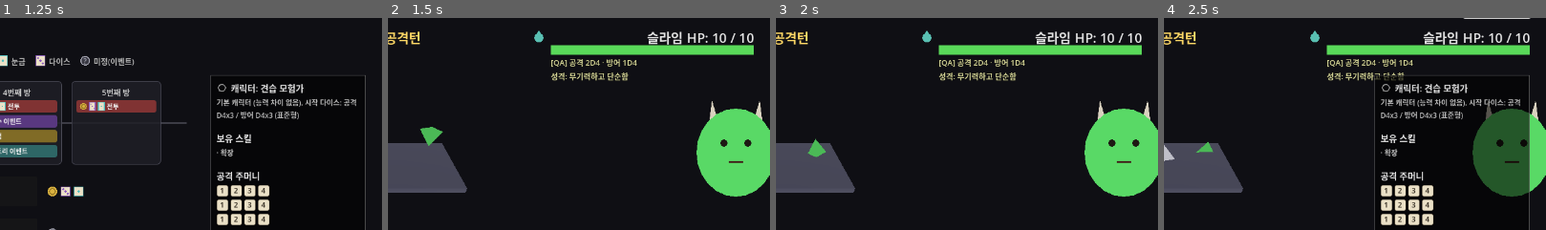
Above: before the commit, frames 1-4 (left to right).
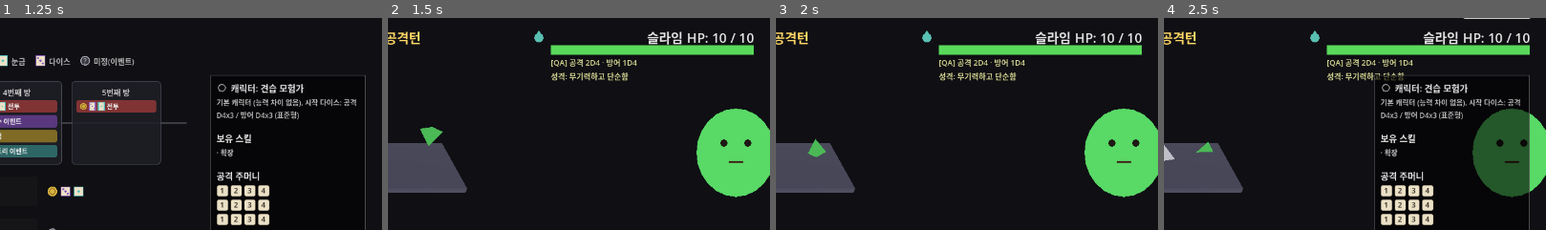
Above: after the commit, the same moments.

Repository: YGseok/ProjectD
Game: Godot game, scene res://code/scenes/character_select.tscn
Same seed, same stepped clock (60 frames per second), same inputs: the game is played once before the commit and once after it.
Inputs:
- Up to frame 1 (1.25 s): click "[8] 던전 시작" at 0.5 s
- Up to frame 2 (1.5 s): click "[1] 전투 방 입장 (1번째 방)" at 1.25 s
- Up to frame 3 (2 s): no input
- Up to frame 4 (2.5 s): click "[1] 덱 보기" at 2 s
The pictures show only the part of the screen within x 49-99%, y 7-56%; the shares and areas given below are measured in that part.

Frame 1 is identical in both runs. In frame 2, 0.2% of the frame differs, in the area x 84-98%, y 39-85%; in frame 3, 0.2%; in frame 4, 0.2%.

Commit message:
feat: G-5(몬스터 대개편 — 일반 몬스터 20종 데이터, 계열당 5종) 완료
G-3/G-4가 만든 12종 몬스터 스킬 프리미티브를 신규 16종 몬스터(계열당 5종
로스터 완성)에 실제로 배정. 기존 5종(슬라임/고블린 등)의 기믹 재배정은
회귀 테스트/실제 던전 순환에 미치는 영향이 커 G-6으로 보류하고, 대신
legacy_cycle_monster() 호환 함수로 던전 순환 동작을 완전히 보존했다.
몬스터별 atk/def_dice_delta·hp_mult 반영, GAME_QA_MONSTER_ID QA 훅(및
qa_shot.sh 8번째 인자), 몬스터 초상화 계열별 장식, dice_test.gd 신규
검증(카탈로그 규모/순환 호환/프리미티브 계산 결과)을 함께 추가.

Co-Authored-By: Claude Sonnet 5 <noreply@anthropic.com>

Diff:
--- a/code/scenes/combat_test.gd
+++ b/code/scenes/combat_test.gd
@@ -423,11 +423,23 @@
 ## QA에서 GAME_QA_ROOM_OVERRIDE로 더 큰 값(9, 14 등)을 줘도 정확히 일치하지 않는 한
 ## 보스로 취급하지 않는다(다음 라운드 개념이 아직 없으므로).
 func _monster_config_for_room(room_index: int) -> Dictionary:
-	var profile: Dictionary = MonsterCatalog.MONSTERS[room_index % MonsterCatalog.MONSTERS.size()]
-	var cycle := int(room_index / float(MonsterCatalog.MONSTERS.size()))
-	var name_text: String = profile["name"]
-	if cycle > 0:
-		name_text = "강화 ".repeat(cycle) + name_text
+	# G-5(2026-10-07) QA 훅: GAME_QA_MONSTER_ID 환경변수가 유효한 카탈로그 id면 room 순환과
+	# 무관하게 그 몬스터를 직접 구성한다(스케일링은 그대로 room_index 기준) — 신규 15종이
+	# 실제 전투 화면에서 스킬 효과를 내는지 스크린샷으로 확인하기 위한 용도. 비어있거나
+	# 못 찾으면 기존 5종 순환으로 폴백(동작 보존).
+	var id_override := OS.get_environment("GAME_QA_MONSTER_ID")
+	var override_profile: Dictionary = MonsterCatalog.get_by_id(id_override) if id_override != "" else {}
+	var profile: Dictionary
+	var name_text: String
+	if not override_profile.is_empty():
+		profile = override_profile
+		name_text = profile["name"]
+	else:
+		profile = MonsterCatalog.legacy_cycle_monster(room_index)
+		var cycle := int(room_index / float(MonsterCatalog.LEGACY_ROOM_CYCLE_IDS.size()))
+		name_text = profile["name"]
+		if cycle > 0:
+			name_text = "강화 ".repeat(cycle) + name_text
 	var gimmick: String = MonsterCatalog.gimmick_of(profile)
 	var dice_sides := _monster_dice_sides_for_room(room_index)
 	var gimmick_value := 0
@@ -447,9 +459,13 @@
 		# 예: D4 -> 2, D6 -> 3, D8 -> 4.
 		gimmick_value = int(ceil(dice_sides / 2.0))
 		name_text += " [철벽]"
-	var attack_count := 2 + int(room_index / 2.0)
-	var defense_count := 1 + int(room_index / 3.0)
-	var max_hp := 10 + room_index * 3
+	# G-5(2026-10-07) — 몬스터별 다이스 개수/HP 보정(기존 5종은 전부 atk_dice_delta=0/
+	# def_dice_delta=0/hp_mult=1.0이라 아래 세 줄을 추가해도 결과가 완전히 그대로임,
+	# 동작 보존). 신규 몬스터 중 "독거미"/"해골 궁수"/"망령 병사"의 "방어 낮음"/"공격
+	# 낮음" 같은 잠정 메모가 이 delta로 표현된다(최소 1개는 보장).
+	var attack_count: int = max(1, 2 + int(room_index / 2.0) + int(profile.get("atk_dice_delta", 0)))
+	var defense_count: int = max(1, 1 + int(room_index / 3.0) + int(profile.get("def_dice_delta", 0)))
+	var max_hp: int = int(round((10 + room_index * 3) * profile.get("hp_mult", 1.0)))
 	var is_boss: bool = room_index == RunState.TOTAL_ROOMS - 1
 	if is_boss:
 		attack_count += 2
@@ -513,6 +529,30 @@
 			text += "\n기믹: 철벽 방어 (방어 다이스 결과가 %d 미만이면 %d로 보정)" % [
 				config["dice_gimmick_value"], config["dice_gimmick_value"]
 			]
+		# G-5(2026-10-07)부터 실제로 쓰는 몬스터가 생긴 G-3/G-4 프리미티브 — "스킬이
+		# 효과가 있는지" QA 확인용으로 동일한 디버그 줄 패턴에 추가(기존 4종과 같은 형식).
+		"armor":
+			text += "\n기믹: 방어구 (방어 합계 +%d)" % config["skill_params"].get("armor", {}).get("amount", 0)
+		"guard_up":
+			text += "\n기믹: 궁지의 방어 (HP 절반 이하면 방어 다이스 결과 +1)"
+		"counter":
+			text += "\n기믹: 반격 (공격이 완전히 막히면 공격자에게 %d 반사)" % config["skill_params"].get("counter", {}).get("amount", 0)
+		"sticky":
+			text += "\n기믹: 끈적임 (플레이어 공격 최댓값 다이스 1개 -1)"
+		"seal":
+			text += "\n기믹: 봉인 (플레이어 공격 최솟값 다이스 1개를 0으로)"
+		"dull":
+			text += "\n기믹: 둔화 (플레이어 다이스 중 최댓값 면이 나온 것은 전부 -1)"
+		"numb":
+			text += "\n기믹: 마비 (플레이어 방어 최댓값 다이스 1개 -1)"
+		"pounce":
+			text += "\n기믹: 기습 (전투 첫 공격 합계 +%d)" % config["skill_params"].get("pounce", {}).get("amount", 0)
+		"bloodlust":
+			text += "\n기믹: 피의 갈망 (HP 절반 이하면 공격 다이스 결과 +1)"
+		"drain":
+			text += "\n기믹: 흡수 (입힌 피해의 절반만큼 HP 회복)"
+		"chill":
+			text += "\n기믹: 한기 (플레이어 공격 최댓값 다이스 1개 -1)"
 	if config.get("is_boss", false):
 		text += "\n[보스] 공격+2 / 방어+1 / HP x2 강화됨"
 	return text
@@ -550,6 +590,7 @@
 	monster_family_icon.category = config.get("family", "")
 	monster_family_icon.is_boss = monster_is_boss
 	monster_portrait.set_body_color(monster_color if monster_color.a > 0 else Color(0.5, 0.5, 0.5))
+	monster_portrait.set_family(config.get("family", ""))
 	monster_debug_info_label.text = _monster_debug_info_text(config)
 
 	player_dice_gimmick = CharacterProfiles.get_profile(RunState.character_id).get("gimmick", "")
--- a/code/scenes/dice_test.gd
+++ b/code/scenes/dice_test.gd
@@ -239,6 +239,10 @@
 	lines.append("")
 	lines.append("[G-4: 야수형 pounce/bloodlust + 언데드형 drain/revive/chill 프리미티브 검증]")
 	all_pass = _check_g4_monster_skill_primitives(lines) and all_pass
+
+	lines.append("")
+	lines.append("[G-5: 일반 몬스터 20종 데이터(계열당 5종) + legacy_cycle_monster 호환 + GAME_QA_MONSTER_ID 훅 검증]")
+	all_pass = _check_g5_monster_catalog(lines) and all_pass
 
 	lines.append("")
 	lines.append("결과: %s" % ("PASS" if all_pass else "FAIL"))
@@ -4505,3 +4509,166 @@
 	combat.free()
 
 	return ok
+
+
+## [대형 기획 6] G-5(2026-10-07) 검증 — 일반 몬스터 20종 데이터(계열당 5종, INBOX.md
+## G-5 표) + 그 글루 코드(legacy_cycle_monster 호환, atk_dice_delta/def_dice_delta/
+## hp_mult 반영, GAME_QA_MONSTER_ID QA 훅)가 "플래그"가 아니라 실제 계산 결과(다이스
+## 개수/HP/스킬 보정값)를 바꾸는지 직접 확인한다(F-3 원칙).
+## monster_catalog.gd 주석이 설명하듯 이번 단계에서는 기존 5종(슬라임/고블린/해골 전사/
+## 오크/다크 나이트)의 skills/family/tier는 전혀 건드리지 않았으므로, legacy_cycle_monster()
+## 로 뽑히는 room 0~9 결과가 MONSTERS가 21개로 늘어나기 전과 완전히 같아야 한다(동작 보존).
+func _check_g5_monster_catalog(lines: PackedStringArray) -> bool:
+	var ok := true
+
+	# (1) 카탈로그 규모: "일반 20종"(계열당 5) + 아직 정예로 안 옮겨간 "다크 나이트" 1개 = 21.
+	var total := MonsterCatalog.MONSTERS.size()
+	var size_ok: bool = total == 21
+	ok = size_ok and ok
+	lines.append("  MonsterCatalog.MONSTERS.size()=%d (기대 21 = 20종 로스터 + 다크 나이트) -> %s" % [
+		total, "OK" if size_ok else "FAIL"
+	])
+
+	var family_counts := {"humanoid": 0, "amorphous": 0, "beast": 0, "undead": 0}
+	var ids_seen := {}
+	var ids_unique_ok := true
+	for m in MonsterCatalog.MONSTERS:
+		var fam: String = m.get("family", "")
+		if family_counts.has(fam):
+			family_counts[fam] += 1
+		var mid: String = m.get("id", "")
+		if ids_seen.has(mid):
+			ids_unique_ok = false
+		ids_seen[mid] = true
+	# 인간형만 "다크 나이트"가 아직 남아있어 6, 나머지 세 계열은 정확히 5.
+	var family_counts_ok: bool = family_counts["humanoid"] == 6 and family_counts["amorphous"] == 5 \
+		and family_counts["beast"] == 5 and family_counts["undead"] == 5
+	ok = family_counts_ok and ids_unique_ok and ok
+	lines.append("  계열별 개수=%s (기대 인간형6/부정형5/야수형5/언데드5), id 전부 고유=%s -> %s" % [
+		family_counts, ids_unique_ok, "OK" if (family_counts_ok and ids_unique_ok) else "FAIL"
+	])
+
+	# (2) legacy_cycle_monster(): MONSTERS가 21개로 늘어나도 room 0~9는 여전히 기존 5종만
+	# 순환해야 한다 — 신규 15종이 섞여 던전 순환(실제 플레이)이 바뀌면 안 됨(동작 보존).
+	var expect_cycle_ids := ["slime", "goblin", "skeleton", "orc", "dark_knight",
+		"slime", "goblin", "skeleton", "orc", "dark_knight"]
+	var cycle_ok := true
+	for room_index in range(10):
+		var picked: Dictionary = MonsterCatalog.legacy_cycle_monster(room_index)
+		if picked.get("id", "") != expect_cycle_ids[room_index]:
+			cycle_ok = false
+	ok = cycle_ok and ok
+	lines.append("  legacy_cycle_monster(room 0..9)가 기존 5종만 순환(기대 %s): %s -> %s" % [
+		expect_cycle_ids, cycle_ok, "OK" if cycle_ok else "FAIL"
+	])
+
+	# (3) GAME_QA_MONSTER_ID 훅: room 순환과 무관하게 지정한 몬스터로 구성되고,
+	# atk_dice_delta/def_dice_delta/hp_mult가 실제 attack_count/defense_count/max_hp에
+	# 반영되는지 확인. 테스트 끝에 반드시 빈 문자열로 되돌려 다른 테스트에 영향 없게 한다.
+	var script := load("res://code/scenes/combat_test.gd")
+	var combat = script.new()
+
+	OS.set_environment("GAME_QA_MONSTER_ID", "dire_spider")
+	var spider_cfg: Dictionary = combat._monster_config_for_room(0)
+	# room0 기본 공식: 공격=2+0=2, 방어=1+0=1. 독거미는 def_dice_delta=-1 -> max(1,1-1)=1
+	# (이미 1이라 클램프와 무관하게 동일값), atk_dice_delta 없음(그대로 2).
+	var spider_ok: bool = spider_cfg["name"] == "독거미" and spider_cfg["attack_count"] == 2 \
+		and spider_cfg["defense_count"] == 1 \
+		and spider_cfg["skill_params"].get("pounce", {}).get("amount", 0) == 2
+	ok = spider_ok and ok
+	lines.append("  GAME_QA_MONSTER_ID=dire_spider room0: name=%s 공격=%d 방어=%d pounce_amount=%d -> %s" % [
+		spider_cfg["name"], spider_cfg["attack_count"], spider_cfg["defense_count"],
+		spider_cfg["skill_params"].get("pounce", {}).get("amount", 0), "OK" if spider_ok else "FAIL"
+	])
+
+	OS.set_environment("GAME_QA_MONSTER_ID", "skeleton_archer")
+	var archer_cfg: Dictionary = combat._monster_config_for_room(2)
+	# room2 기본 공식: 공격=2+int(2/2.0)=3, 방어=1+int(2/3.0)=1. 해골 궁수는
+	# atk_dice_delta=+1 -> 4, def_dice_delta=-1 -> max(1,1-1)=1.
+	var archer_ok: bool = archer_cfg["name"] == "해골 궁수" and archer_cfg["attack_count"] == 4 \
+		and archer_cfg["defense_count"] == 1
+	ok = archer_ok and ok
+	lines.append("  GAME_QA_MONSTER_ID=skeleton_archer room2: name=%s 공격=%d(기대 4) 방어=%d(기대 1) -> %s" % [
+		archer_cfg["name"], archer_cfg["attack_count"], archer_cfg["defense_count"], "OK" if archer_ok else "FAIL"
+	])
+
+	OS.set_environment("GAME_QA_MONSTER_ID", "zombie")
+	var zombie_cfg: Dictionary = combat._monster_config_for_room(0)
+	# room0 기본 hp=10, 좀비 hp_mult=1.4 -> round(14.0)=14.
+	var zombie_ok: bool = zombie_cfg["name"] == "좀비" and zombie_cfg["max_hp"] == 14
+	ok = zombie_ok and ok
+	lines.append("  GAME_QA_MONSTER_ID=zombie room0: name=%s max_hp=%d(기대 14, hp_mult 1.4 반영) -> %s" % [
+		zombie_cfg["name"], zombie_cfg["max_hp"], "OK" if zombie_ok else "FAIL"
+	])
+
+	OS.set_environment("GAME_QA_MONSTER_ID", "")
+	var cleared_name: String = combat._monster_config_for_room(0)["name"]
+	var override_cleared_ok: bool = cleared_name == "슬라임"
+	ok = override_cleared_ok and ok
+	lines.append("  GAME_QA_MONSTER_ID=\"\"(해제) 후 room0: %s (기대 슬라임, 기존 순환 복귀) -> %s" % [
+		cleared_name, "OK" if override_cleared_ok else "FAIL"
+	])
+	combat.free()
+
+	# (4) 신규 프리미티브가 카탈로그의 실제 파라미터(amount)로 "계산 결과"를 바꾸는지 —
+	# 플래그 확인이 아니라 MonsterSkills 훅에 그대로 넘겨 보정된 값/합계를 직접 비교.
+	var armored_goblin: Dictionary = MonsterCatalog.get_by_id("armored_goblin")
+	var armor_amount: int = armored_goblin["skills"][0].get("amount", 0)
+	var armor_result: Array = MonsterSkills.modify_monster_roll(["armor"], [2, 3], {}, {
+		"is_player_attacking": true, "bag": DiceBag.new(6, 2), "armor_amount": armor_amount,
+	})
+	var armor_sum: int = armor_result[0] + armor_result[1]
+	var armor_ok: bool = armor_sum == 5 + armor_amount
+	ok = armor_ok and ok
+	lines.append("  아머 고블린 armor(%d): [2,3] -> %s (합계%d, 기대%d) -> %s" % [
+		armor_amount, armor_result, armor_sum, 5 + armor_amount, "OK" if armor_ok else "FAIL"
+	])
+
+	var bandit: Dictionary = MonsterCatalog.get_by_id("bandit")
+	var counter_amount: int = bandit["skills"][0].get("amount", 0)
+	var counter_effect: Dictionary = MonsterSkills.on_damage(["counter"], {}, {
+		"is_player_attacking": true, "dmg": 0, "counter_amount": counter_amount,
+	})
+	var counter_ok: bool = counter_effect.get("reflect_damage", 0) == counter_amount
+	ok = counter_ok and ok
+	lines.append("  산적 counter(%d): dmg=0 -> reflect_damage=%d(기대%d) -> %s" % [
+		counter_amount, counter_effect.get("reflect_damage", 0), counter_amount, "OK" if counter_ok else "FAIL"
+	])
+
+	var sticky_result: Array = MonsterSkills.modify_player_roll(["sticky"], [4, 6], {}, {
+		"is_player_attacking": true, "bag": DiceBag.new(6, 2),
+	})
+	var sticky_ok: bool = sticky_result == [4, 5]
+	ok = sticky_ok and ok
+	lines.append("  독 슬라임 sticky: 플레이어 공격 [4,6] -> %s(기대 [4,5], 최댓값 1개 -1) -> %s" % [
+		sticky_result, "OK" if sticky_ok else "FAIL"
+	])
+
+	var wolf: Dictionary = MonsterCatalog.get_by_id("wolf")
+	var pounce_amount: int = wolf["skills"][0].get("amount", 0)
+	var pounce_state := {}
+	var pounce_bag := DiceBag.new(6, 2)
+	var pounce_first: Array = MonsterSkills.modify_monster_roll(["pounce"], [1, 1], pounce_state, {
+		"is_player_attacking": false, "bag": pounce_bag, "pounce_amount": pounce_amount,
+	})
+	var pounce_second: Array = MonsterSkills.modify_monster_roll(["pounce"], [1, 1], pounce_state, {
+		"is_player_attacking": false, "bag": pounce_bag, "pounce_amount": pounce_amount,
+	})
+	var pounce_ok: bool = (pounce_first[0] + pounce_first[1] == 2 + pounce_amount) \
+		and (pounce_second[0] + pounce_second[1] == 2)
+	ok = pounce_ok and ok
+	lines.append("  늑대 pounce(%d): 1회차 합계=%d(기대%d) 2회차 합계=%d(기대2, 1회 제한) -> %s" % [
+		pounce_amount, pounce_first[0] + pounce_first[1], 2 + pounce_amount,
+		pounce_second[0] + pounce_second[1], "OK" if pounce_ok else "FAIL"
+	])
+
+	var drain_result: Dictionary = MonsterSkills.on_damage(["drain"], {}, {
+		"is_player_attacking": false, "dmg": 9,
+	})
+	var drain_ok: bool = drain_result.get("heal_amount", -1) == 4
+	ok = drain_ok and ok
+	lines.append("  구울 drain: dmg=9 -> heal_amount=%d(기대4, floor(9/2)) -> %s" % [
+		drain_result.get("heal_amount", -1), "OK" if drain_ok else "FAIL"
+	])
+
+	return ok
--- a/code/scenes/monster_portrait_placeholder.gd
+++ b/code/scenes/monster_portrait_placeholder.gd
@@ -8,6 +8,12 @@
 ##
 ## 사람 형태가 아니라 "동그란 몸 + 뿔 두 개"의 최소 몬스터 실루엣으로 플레이어
 ## 초상화(character_portrait_placeholder.gd)와 형태를 분명히 구분한다.
+##
+## G-5(2026-10-07, INBOX.md [대형 기획 6] G-5): `family` export로 계열별 최소 장식을
+## 덧붙인다 — "humanoid"=뿔 대신 투구 테두리(가로줄), "amorphous"=뿔 없이 몸 하단에
+## 물방울이 떨어지는 장식, "beast"=기존 뿔을 더 뾰족한 귀+송곳니 느낌으로, "undead"=눈을
+## 채운 원이 아니라 뚫린 눈구멍(테두리만)으로. family가 빈 문자열이면(기존 호출부가
+## family를 안 넘기는 경우) 기존 그대로(뿔 두 개 + 채운 눈) 그려 동작 보존.
 
 const EYE_COLOR := Color(0.12, 0.1, 0.08)
 const MOUTH_COLOR := Color(0.25, 0.08, 0.08)
@@ -16,6 +22,9 @@
 ## "neutral" / "happy" / "hurt" / "sad" / "angry"
 @export var expression: String = "neutral"
 @export var body_color: Color = Color(0.5, 0.5, 0.5)
+## ""(기존 동작 보존) / "humanoid" / "amorphous" / "beast" / "undead"
+## (MonsterCatalog.FAMILIES 키와 1:1 대응)
+@export var family: String = ""
 
 
 func set_expression(new_expression: String) -> void:
@@ -28,14 +37,36 @@
 	queue_redraw()
 
 
+func set_family(new_family: String) -> void:
+	family = new_family
+	queue_redraw()
+
+
 func _draw() -> void:
-	# 뿔 두 개 (몸보다 먼저 그려서 몸에 살짝 가려지게)
-	draw_colored_polygon(PackedVector2Array([
-		Vector2(-46, -30), Vector2(-26, -30), Vector2(-40, -78),
-	]), HORN_COLOR)
-	draw_colored_polygon(PackedVector2Array([
-		Vector2(26, -30), Vector2(46, -30), Vector2(40, -78),
-	]), HORN_COLOR)
+	if family == "amorphous":
+		# 뿔 없이, 몸 하단에 흘러내리는 물방울 장식.
+		draw_colored_polygon(PackedVector2Array([
+			Vector2(-10, 60), Vector2(10, 60), Vector2(0, 86),
+		]), body_color)
+	elif family == "undead":
+		# 뿔 대신 갈라진 뼈 장식(해골 컨셉).
+		draw_colored_polygon(PackedVector2Array([
+			Vector2(-40, -30), Vector2(-30, -30), Vector2(-35, -70), Vector2(-45, -70),
+		]), HORN_COLOR)
+		draw_colored_polygon(PackedVector2Array([
+			Vector2(30, -30), Vector2(40, -30), Vector2(45, -70), Vector2(35, -70),
+		]), HORN_COLOR)
+	else:
+		# "humanoid"/"beast"/빈 문자열(기존 호출부 호환) — 기존 뿔 두 개 그대로.
+		draw_colored_polygon(PackedVector2Array([
+			Vector2(-46, -30), Vector2(-26, -30), Vector2(-40, -78),
+		]), HORN_COLOR)
+		draw_colored_polygon(PackedVector2Array([
+			Vector2(26, -30), Vector2(46, -30), Vector2(40, -78),
+		]), HORN_COLOR)
+	if family == "humanoid":
+		# 투구 테두리(가로줄) — 몸을 그리기 전에 그려서 몸에 살짝 덮이게.
+		draw_line(Vector2(-50, -20), Vector2(50, -20), HORN_COLOR, 6.0)
 	# 몸통 (둥근 블롭)
 	draw_colored_polygon(_ellipse_points(Vector2(0, 10), 66, 74), body_color)
 
@@ -53,8 +84,13 @@
 		_:
 			pass
 
-	draw_circle(eye_l, 6, EYE_COLOR)
-	draw_circle(eye_r, 6, EYE_COLOR)
+	if family == "undead":
+		# 눈구멍(테두리만, 채우지 않음) — 눈썹 선 위에 그려져 기존처럼 눈이 또렷이 보임.
+		draw_arc(eye_l, 6, 0, TAU, 12, EYE_COLOR, 2.0)
+		draw_arc(eye_r, 6, 0, TAU, 12, EYE_COLOR, 2.0)
+	else:
+		draw_circle(eye_l, 6, EYE_COLOR)
+		draw_circle(eye_r, 6, EYE_COLOR)
 
 	match expression:
 		"happy":
--- a/code/systems/monster_catalog.gd
+++ b/code/systems/monster_catalog.gd
@@ -33,9 +33,25 @@
 ##   추가됐지만, G-5(일반 몬스터 20종)가 몬스터 데이터를 채우기 전까지는 이 배열에
 ##   실제로 쓰는 몬스터가 없다 — 지금 5종은 전부 기존 4종(anger_stack/fixed_value/
 ##   min_max_only/steady_guard) 그대로.
-## - "hp_mult": 등급별 HP 배율. 지금은 전부 1.0(동작 변경 없음) — G-7(정예 1.5)에서
-##   쓰일 자리를 미리 만들어 둠(보스는 기존 "마지막 방 HP x2" 공식을 그대로 유지하고
-##   이 필드와는 아직 연동하지 않음, G-8에서 결정).
+## - "hp_mult": 등급별/개체별 HP 배율. 기존 5종은 전부 1.0(동작 변경 없음). G-5(2026-10-07)
+##   부터 `combat_test.gd`의 `_monster_config_for_room()`이 `max_hp = round((10 + room*3) *
+##   hp_mult)`로 실제 반영한다(기존 1.0짜리는 결과가 그대로라 동작 보존, 신규 몬스터 중
+##   "좀비"만 1.4로 체력이 더 높다).
+## - "atk_dice_delta"/"def_dice_delta": 몬스터별 공격/방어 다이스 "개수" 보정(기본 0,
+##   없으면 0). G-5 원문이 일부 몬스터에 붙인 "공격 다이스 +1"/"방어 낮음" 같은 수치
+##   메모를 스킬 프리미티브가 아니라 이 필드로 표현한다(`_monster_config_for_room()`의
+##   attack_count/defense_count 계산에 더해지고 최소 1개로 클램프됨). 기존 5종은 전부
+##   0(동작 보존).
+##
+## G-5(2026-10-07) 범위/의도적 보류: INBOX.md 원문은 "고블린"을 anger_stack 대신
+## armor(1)로, "슬라임"을 기믹 없음 대신 sticky로 재배정하길 원했지만(같은 계열은 비슷한
+## 스타일), 이 재배정은 `dice_test.gd`에 room0/room1 기믹을 하드코딩한 회귀 테스트가
+## 여러 곳 있고 실제 던전 순환(`legacy_cycle_monster()`)에도 바로 영향을 준다. G-6이
+## 어차피 이 순환 로직 자체를 "런 몬스터 계획"으로 통째로 교체할 예정이라, 기존 5종의
+## 재배정은 그때 테스트와 함께 한 번에 다시 쓰는 게 더 안전하다고 판단해 이번 이터레이션은
+## **신규 15종 추가만** 하고 기존 5종(슬라임/고블린/해골 전사/오크/다크 나이트)의 skills/
+## family/tier는 전혀 건드리지 않았다(다크 나이트는 G-7에서 정예로 재배정될 예정이라 이미
+## G-5의 "일반 20종" 목록 자체에서 빠져 있음 — INBOX.md 원문 그대로).
 
 const FAMILIES := {
 	"humanoid": {"name": "인간형", "description": "방어/장비 중심 — 몬스터 자신의 방어를 강화한다"},
@@ -70,7 +86,113 @@
 		"color": Color(0.55, 0.25, 0.75), "skills": [{"id": "steady_guard"}], "hp_mult": 1.0,
 		"personality": "차갑고 노련하며 방어에서 흔들리지 않는 기사",
 	},
+	# G-5(2026-10-07) 신규 15종 — INBOX.md [대형 기획 6] G-5 표 그대로(수치는 전부 잠정값,
+	# F-4 시뮬로 조정 예정). 계열당 기존 2~3종 + 신규로 정확히 5종씩이 되도록 채움.
+	{
+		"id": "armored_goblin", "name": "아머 고블린", "family": "humanoid", "tier": "normal",
+		"color": Color(0.6, 0.45, 0.2), "skills": [{"id": "armor", "amount": 2}], "hp_mult": 1.0,
+		"personality": "묵직한 철판을 두르고 묵묵히 버티는 고블린",
+	},
+	{
+		"id": "shield_goblin", "name": "방패 고블린", "family": "humanoid", "tier": "normal",
+		"color": Color(0.68, 0.5, 0.28), "skills": [{"id": "guard_up"}], "hp_mult": 1.0,
+		"personality": "체력이 떨어질수록 방패를 더 단단히 그러쥐는 고블린",
+	},
+	{
+		"id": "bandit", "name": "산적", "family": "humanoid", "tier": "normal",
+		"color": Color(0.5, 0.35, 0.2), "skills": [{"id": "counter", "amount": 1}], "hp_mult": 1.0,
+		"personality": "방심한 공격을 그대로 되받아치는 데 능숙한 산적",
+	},
+	{
+		"id": "guard_soldier", "name": "경비병", "family": "humanoid", "tier": "normal",
+		"color": Color(0.45, 0.45, 0.55), "skills": [{"id": "steady_guard"}], "hp_mult": 1.0,
+		"personality": "정해진 자리를 흔들림 없이 지키는 병사",
+	},
+	{
+		"id": "poison_slime", "name": "독 슬라임", "family": "amorphous", "tier": "normal",
+		"color": Color(0.45, 0.75, 0.2), "skills": [{"id": "sticky"}], "atk_dice_delta": 1,
+		"hp_mult": 1.0, "personality": "끈적한 독액으로 상대의 움직임을 둔하게 만드는 슬라임",
+	},
+	{
+		"id": "ghost", "name": "유령", "family": "amorphous", "tier": "normal",
+		"color": Color(0.75, 0.8, 0.85), "skills": [{"id": "seal"}], "hp_mult": 1.0,
+		"personality": "가장 약한 손놀림을 그대로 봉인해버리는 유령",
+	},
+	{
+		"id": "shadow", "name": "그림자", "family": "amorphous", "tier": "normal",
+		"color": Color(0.2, 0.2, 0.25), "skills": [{"id": "dull"}], "hp_mult": 1.0,
+		"personality": "날카로운 기세를 슬그머니 무디게 만드는 그림자",
+	},
+	{
+		"id": "mist", "name": "안개", "family": "amorphous", "tier": "normal",
+		"color": Color(0.8, 0.85, 0.85), "skills": [{"id": "numb"}], "hp_mult": 1.0,
+		"personality": "손끝의 감각을 흐려놓는 자욱한 안개",
+	},
+	{
+		"id": "wolf", "name": "늑대", "family": "beast", "tier": "normal",
+		"color": Color(0.45, 0.45, 0.5), "skills": [{"id": "pounce", "amount": 3}], "hp_mult": 1.0,
+		"personality": "싸움이 시작되는 순간 가장 거칠게 달려드는 늑대",
+	},
+	{
+		"id": "mad_dog", "name": "광견", "family": "beast", "tier": "normal",
+		"color": Color(0.55, 0.4, 0.3), "skills": [{"id": "anger_stack"}], "hp_mult": 1.0,
+		"personality": "조금만 거슬려도 이성을 잃고 날뛰는 개",
+	},
+	{
+		"id": "boar", "name": "멧돼지", "family": "beast", "tier": "normal",
+		"color": Color(0.4, 0.28, 0.18), "skills": [{"id": "bloodlust"}], "hp_mult": 1.0,
+		"personality": "피를 흘릴수록 더 거세게 돌진하는 멧돼지",
+	},
+	{
+		"id": "dire_spider", "name": "독거미", "family": "beast", "tier": "normal",
+		"color": Color(0.3, 0.15, 0.35), "skills": [{"id": "pounce", "amount": 2}],
+		"def_dice_delta": -1, "hp_mult": 1.0,
+		"personality": "방어는 허술해도 첫 기습만큼은 치명적인 거미",
+	},
+	{
+		"id": "ghoul", "name": "구울", "family": "undead", "tier": "normal",
+		"color": Color(0.5, 0.55, 0.35), "skills": [{"id": "drain"}], "hp_mult": 1.0,
+		"personality": "할퀸 상처에서 생기를 빨아들여 되살아나는 구울",
+	},
+	{
+		"id": "zombie", "name": "좀비", "family": "undead", "tier": "normal",
+		"color": Color(0.45, 0.5, 0.4), "skills": [{"id": "chill"}], "hp_mult": 1.4,
+		"personality": "둔하지만 쉽게 쓰러지지 않는, 서늘한 기운을 내뿜는 좀비",
+	},
+	{
+		"id": "skeleton_archer", "name": "해골 궁수", "family": "undead", "tier": "normal",
+		"color": Color(0.8, 0.75, 0.6), "skills": [], "atk_dice_delta": 1, "def_dice_delta": -1,
+		"hp_mult": 1.0, "personality": "방어는 포기하고 화살 공세에만 집중하는 해골",
+	},
+	{
+		"id": "wraith_soldier", "name": "망령 병사", "family": "undead", "tier": "normal",
+		"color": Color(0.4, 0.45, 0.5), "skills": [{"id": "drain"}], "atk_dice_delta": -1,
+		"hp_mult": 1.0, "personality": "약한 공격으로도 꾸준히 생명력을 갈취하는 병사",
+	},
 ]
+
+## [대형 기획 6] G-5(2026-10-07): 기존 던전 진행(`combat_test.gd`의 `_monster_config_for_room()`)은
+## 아직 "20종 풀에서 뽑는" 로직(G-6 몫)이 없다 — 그 전까지는 room_index를 이 5개 id로만
+## 순환시켜(기존 MONSTERS.size()==5였을 때와 완전히 동일한 순서) MONSTERS 배열이 20개로
+## 늘어나도 실제 플레이/기존 회귀 테스트(dice_test.gd)가 전혀 영향받지 않게 한다.
+const LEGACY_ROOM_CYCLE_IDS := ["slime", "goblin", "skeleton", "orc", "dark_knight"]
+
+
+## id로 몬스터 하나를 찾는다(없으면 빈 Dictionary). G-5 QA 훅(`GAME_QA_MONSTER_ID`)과
+## legacy_cycle_monster()가 공유하는 조회 헬퍼.
+static func get_by_id(id: String) -> Dictionary:
+	for m in MONSTERS:
+		if m.get("id", "") == id:
+			return m
+	return {}
+
+
+## room_index를 LEGACY_ROOM_CYCLE_IDS(기존 5종, 기존과 동일한 순서)로 순환시켜 몬스터를
+## 고른다 — `_monster_config_for_room()`이 쓰던 `MONSTERS[room_index % MONSTERS.size()]`를
+## 그대로 대체하는 호환 함수(MONSTERS가 20개로 늘어나도 결과가 바뀌지 않게).
+static func legacy_cycle_monster(room_index: int) -> Dictionary:
+	var id: String = LEGACY_ROOM_CYCLE_IDS[room_index % LEGACY_ROOM_CYCLE_IDS.size()]
+	return get_by_id(id)
 
 
 static func family_ids() -> Array:
Not shown, changed: docs/STATUS.md
Not shown, changed: docs/STATUS_ARCHIVE.md
Not shown, changed: docs/feedback/INBOX.md
Not shown, changed: scripts/qa_shot.sh
